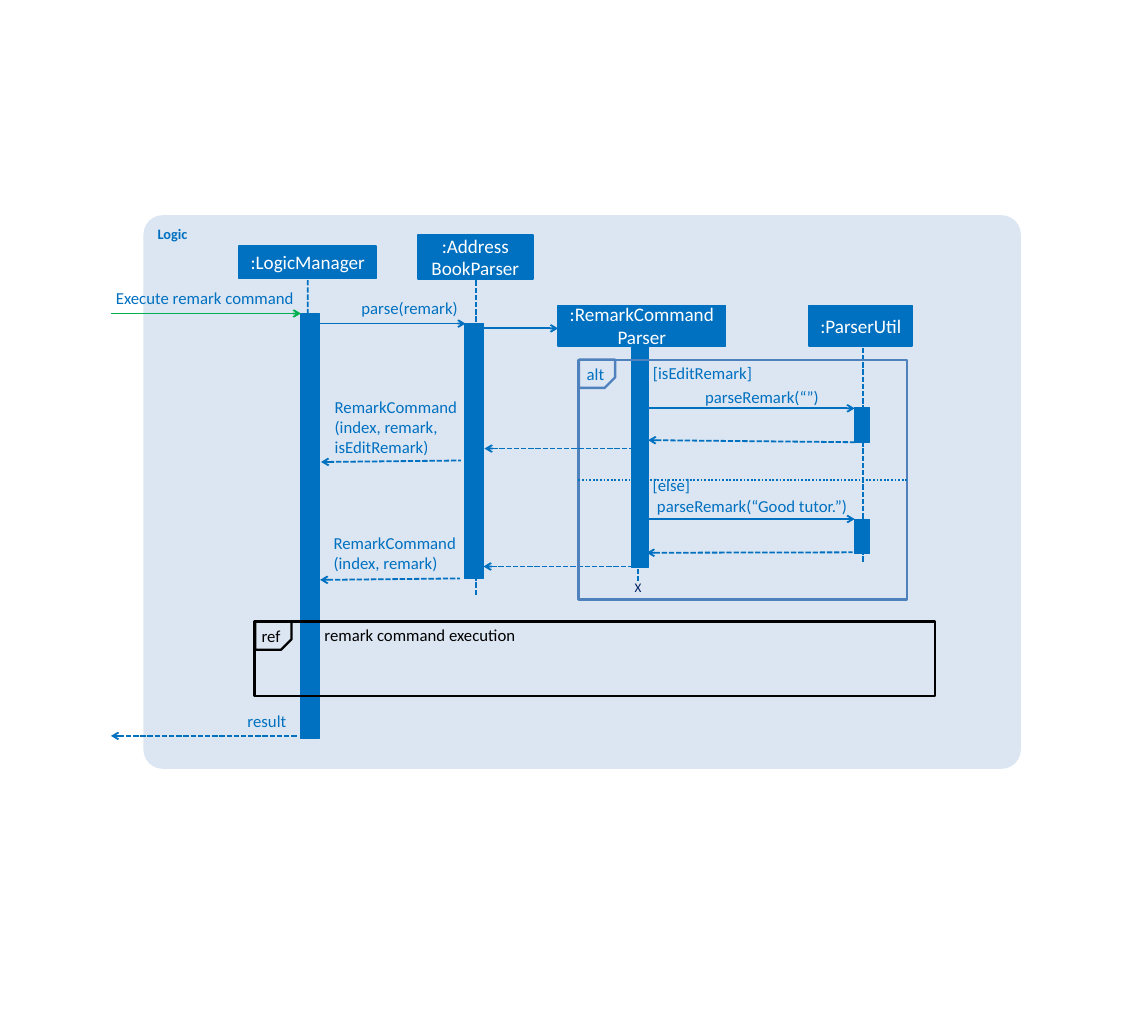
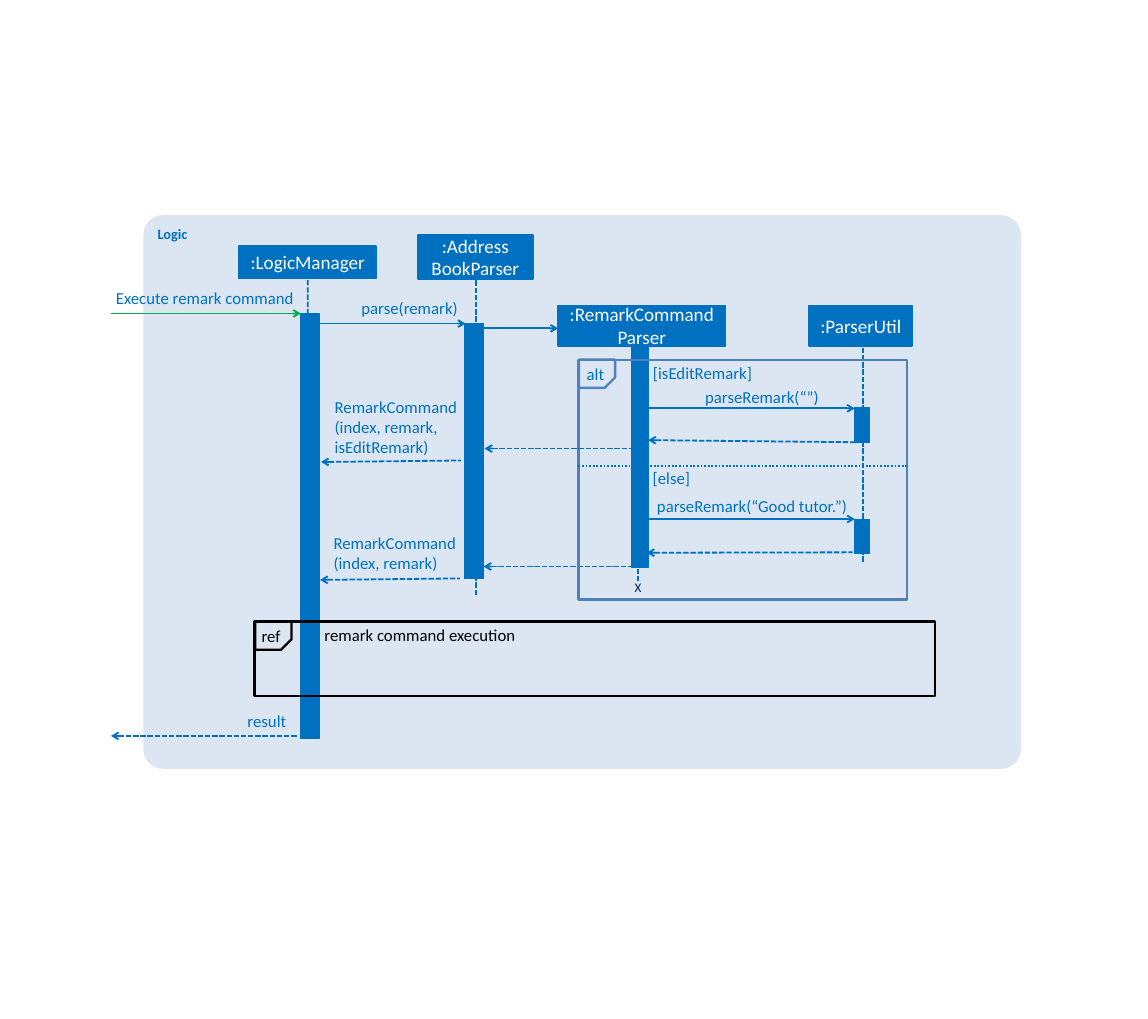
Before and after one commit to sherlynng/main, a slide deck: slide 1 of docs/diagrams/RemarkSequenceDiagram.pptx. Drawn at 1148x1019 pixels with LibreOffice and Linux fonts; fonts in the diff are those of the drawing. Boxes give left, top, right and bottom in pixels: in the first picture for what was removed or moved away, otherwise in the second. Text is boxed around its words. In the diff, an @@ line names an element or a change of style, - is before the commit and + after.

```diff
--- a/docs/diagrams/RemarkSequenceDiagram.pptx
+++ b/docs/diagrams/RemarkSequenceDiagram.pptx
@@ line moved from (579, 480) - (907, 480) to (579, 466) - (907, 466) @@
@@ text "[else]": place and size @@
-text "[else]" at box(653, 479, 690, 494)
+text "[else]" at box(653, 472, 690, 487)
```
Also in this commit, not shown: 3 other files.
